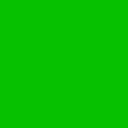
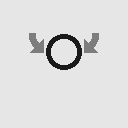
Layer changes from the first (128, 128) image to the second:
added layer "Layer 5" above "Layer 4" over [29,33,44,53]
added layer "Layer 4" above "Layer 3" over [84,33,99,53]
showed "Layer 3", painted on it over [46,34,94,113]
painted on "Background" over [0,0,128,128]
